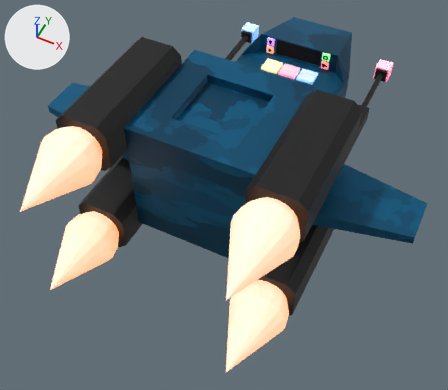
The glTF model dist/models/ship.glb as it was, and as the next commit left it.
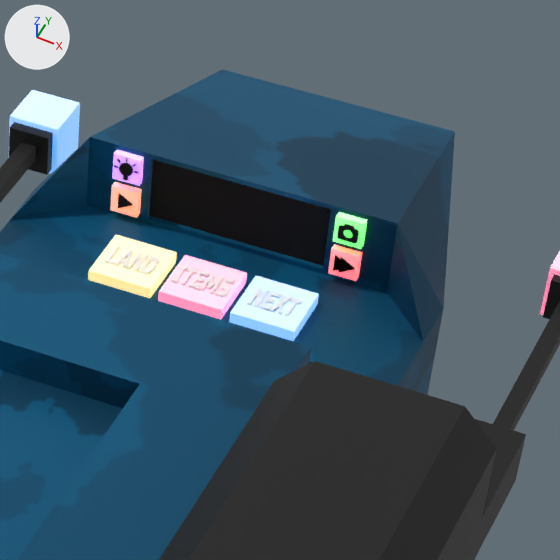
There are two pictures of each version: one whole from a 50 mm lens placed at (1.128, -2.624, 2.929), pointed at (0.021, -0.41, 0.161), one close up on the part from 53% to 84% of the width and 0% to 36% of the height. Every picture has the same lights, and +X, +Y and +Z are marked at upper left. Where no turn or scale is listed for an object, it has been applied to the vertices.

Names of what the first close-up shows: 'Cube', 'ship', 'ship-button-blue', 'ship-button-icon-light', 'ship-button-icon-next', 'ship-button-icon-play', 'ship-button-orange', 'ship-button-pink', 'ship-button-red', 'ship-button-text-items', 'ship-button-text-land', 'ship-button-text-next', 'ship-button-yellow', 'ship-engines', 'ship-guns', 'ship-laser.L', 'ship-screen'.
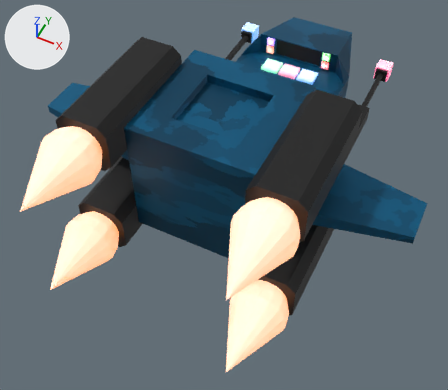
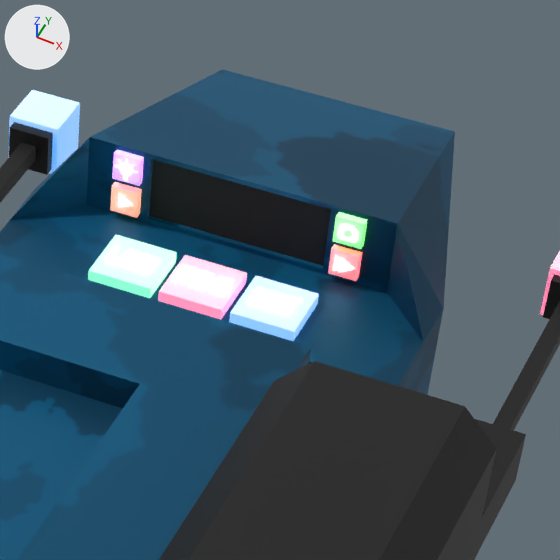
Commit message: Improved ship buttons

The change, as a list of edits to the scene's bpy script:
```text
Change mat_material_004:
    add mat_material_004.emission_strength = 1.0
Change mat_material_007:
    mat_material_007.emission_color: (0.799, 0.521, 0.0) -> (0.0, 0.799, 0.313)  # yellow #e7bf00 -> green #00e798
Change me_cube_004:
    where me_cube_004.from_pydata(...)  # 72 vertices, 140 faces; spans x -0.017..0.017, y -0.0015..0.0015, z -0.0146..0.0151
    remove me_cube_004.materials.append(mat_material_011)  # black #1f1f1f
    add me_cube_004.materials.append(mat_material_004)  # white #ffffff
Change me_plane:
    where me_plane.from_pydata(...)  # 6 vertices, 8 faces; spans x -0.0143..0.0114, y -0.0031..0.0025, z -0.015..0.015
    remove me_plane.materials.append(mat_material_011)  # black #1f1f1f
    add me_plane.materials.append(mat_material_004)  # white #ffffff
Change me_plane_008:
    where me_plane_008.from_pydata(...)  # 104 vertices, 172 faces; spans x -0.0219..0.0219, y -0.0015..0.0016, z -0.019..0.0231
    remove me_plane_008.materials.append(mat_material_011)  # black #1f1f1f
    add me_plane_008.materials.append(mat_material_004)  # white #ffffff
Change me_plane_003:
    where me_plane_003.from_pydata(...)  # 22 vertices, 61 faces; spans x -0.015..0.0204, y -0.0032..0.0025, z -0.015..0.015
    remove me_plane_003.materials.append(mat_material_011)  # black #1f1f1f
    add me_plane_003.materials.append(mat_material_004)  # white #ffffff
```

Location of each change, (x1, y1, x2, y2) in pixels of the close-ups (560 x 560 px):
'ship-button-yellow', recoloured: (88, 235, 177, 298) in both
'ship-button-text-items', surface changed: (171, 265, 235, 297) in both
'ship-button-text-next', surface changed: (247, 287, 302, 317) in both
'ship-button-text-land', surface changed: (105, 246, 159, 275) in both
'Cube', surface changed, recoloured (black to white): (337, 224, 359, 243) in both
'ship-button-icon-next', surface changed, recoloured (black to white): (333, 255, 355, 272) in both
'ship-button-icon-light', surface changed, recoloured (black to white): (114, 158, 138, 180) in both
'ship-button-icon-play', surface changed, recoloured: (118, 193, 133, 208) in both
